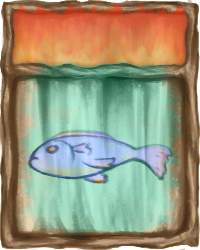
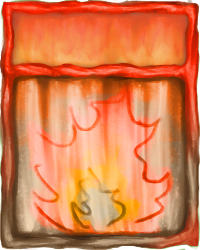
The second 200 × 250 image is a revision of the first. Changes to its layers:
renamed "Paper" to "stat - fire", showed it, moved it above "mat - fish", painted on it over bbox(0, 0, 200, 250)
painted on "mat - fish" over bbox(0, 0, 200, 250)
painted on "mat - wood" over bbox(0, 0, 200, 250)
painted on "mat - water" over bbox(0, 0, 200, 250)
painted on "mat - stone" over bbox(0, 0, 200, 250)
painted on "mat - everfruit" over bbox(0, 0, 200, 250)
painted on "npc - human bandit" over bbox(0, 0, 200, 250)
painted on "npc - ant soldiers" over bbox(0, 0, 200, 250)
painted on "npc - ant kids" over bbox(0, 0, 200, 250)
painted on "npc - chef" over bbox(0, 0, 200, 250)
painted on "npc - fisherman" over bbox(0, 0, 200, 250)
painted on "npc - miner crew" over bbox(0, 0, 200, 250)
painted on "npc - old tree spirit" over bbox(0, 0, 200, 250)
painted on "npc - tree spirit" over bbox(0, 0, 200, 250)
